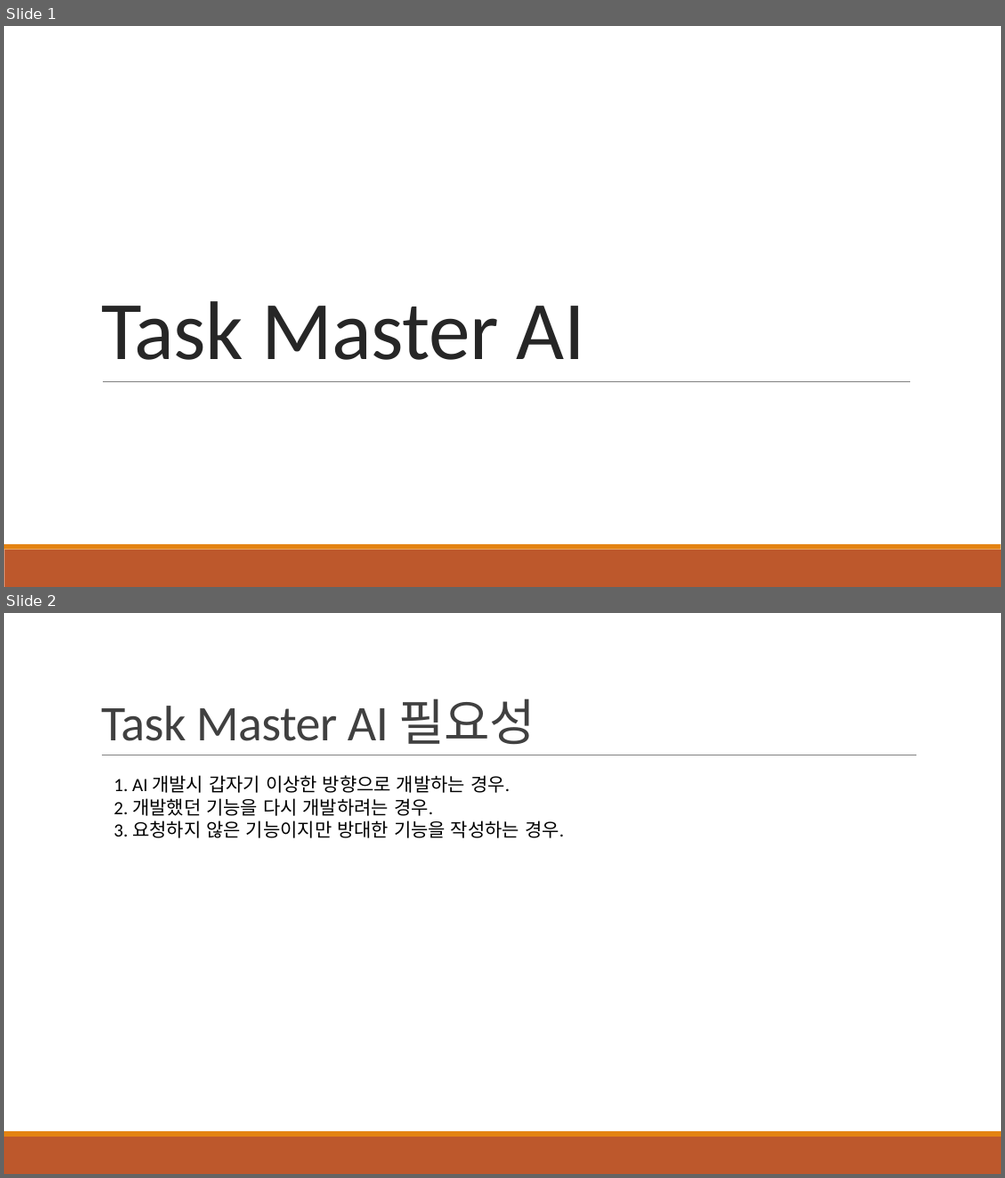
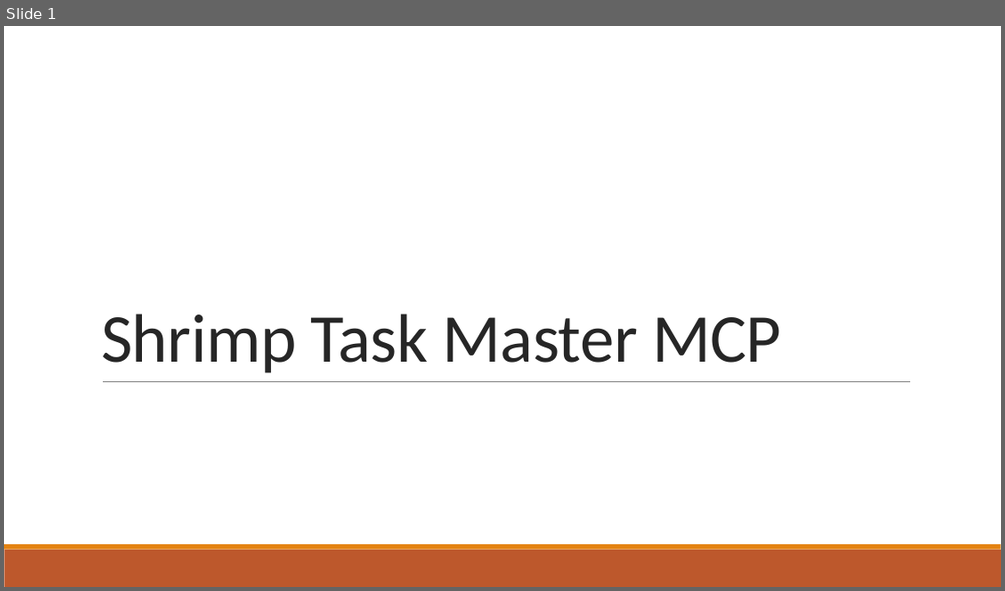
Before and after one commit to khb3025/study-claude-code, a slide deck: PPT정리/28. Shrimp Task Master AI.pptx. Shown one above the other, each under a label of ours: slides 1 and 2 before the commit, slide 1 after it. The pictures are 1005x1178 and 1005x591 pixels, drawn with LibreOffice and Linux fonts; fonts in the diff are those of the drawing. Boxes give left, top, right and bottom in pixels: in the first picture for what was removed or moved away, otherwise in the second. Text is boxed around its words. In the diff, an @@ line names an element or a change of style, - is before the commit and + after.

Commit message:
shrimp Task Manager PPT 정리

```diff
--- a/PPT정리/28. Shrimp Task Master AI.pptx
+++ b/PPT정리/28. Shrimp Task Master AI.pptx
@@ slide 2 removed at (4,613,1001,1174), background #FFFFFF; not listed: 2 template elements that a slide beside it also shows @@
@@ title removed at (101,698,535,745) @@
-Task Master AI 필요성
@@ line removed from (102, 755) to (917, 755) @@
@@ text removed at (113,775,564,838) @@
-1. AI 개발시 갑자기 이상한 방향으로 개발하는 경우.
-2. 개발했던 기능을 다시 개발하려는 경우.
-3. 요청하지 않은 기능이지만 방대한 기능을 작성하는 경우.
@@ slide 1 changed as well @@
@@ title at (101,313,781,373): text changed; size 80 to 66 pt @@
-Task Master AI
+Shrimp Task Master MCP
```
Also in this commit, not shown: 16 slides added, 2 other slides removed, 4 other files.
